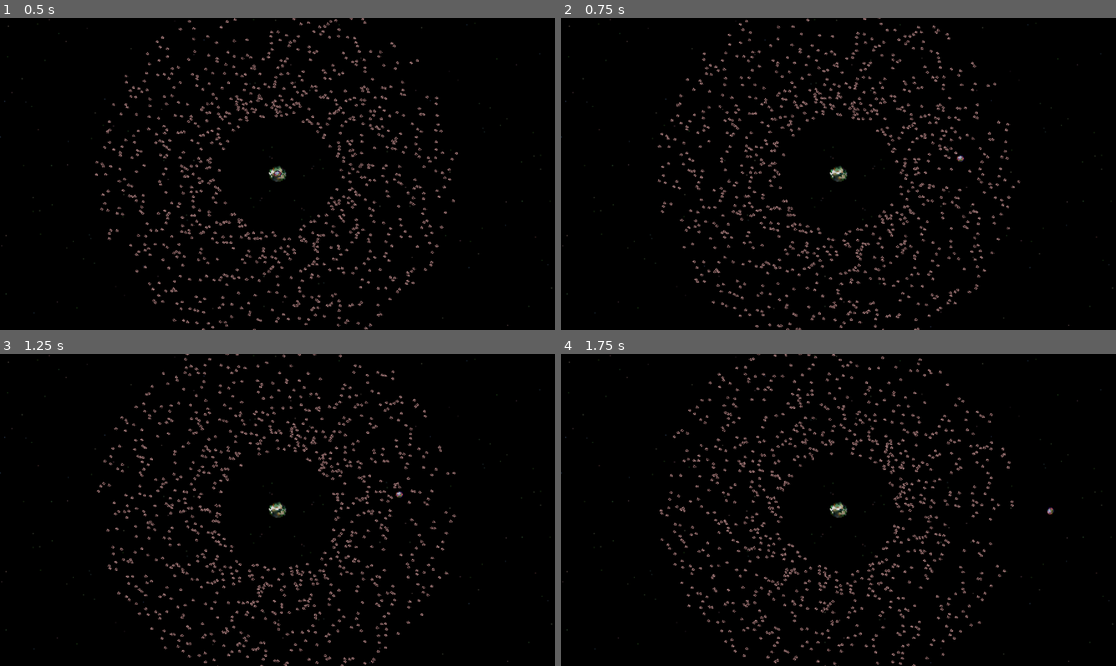
Above: before the commit, frames 1-4 (two rows, left to right).
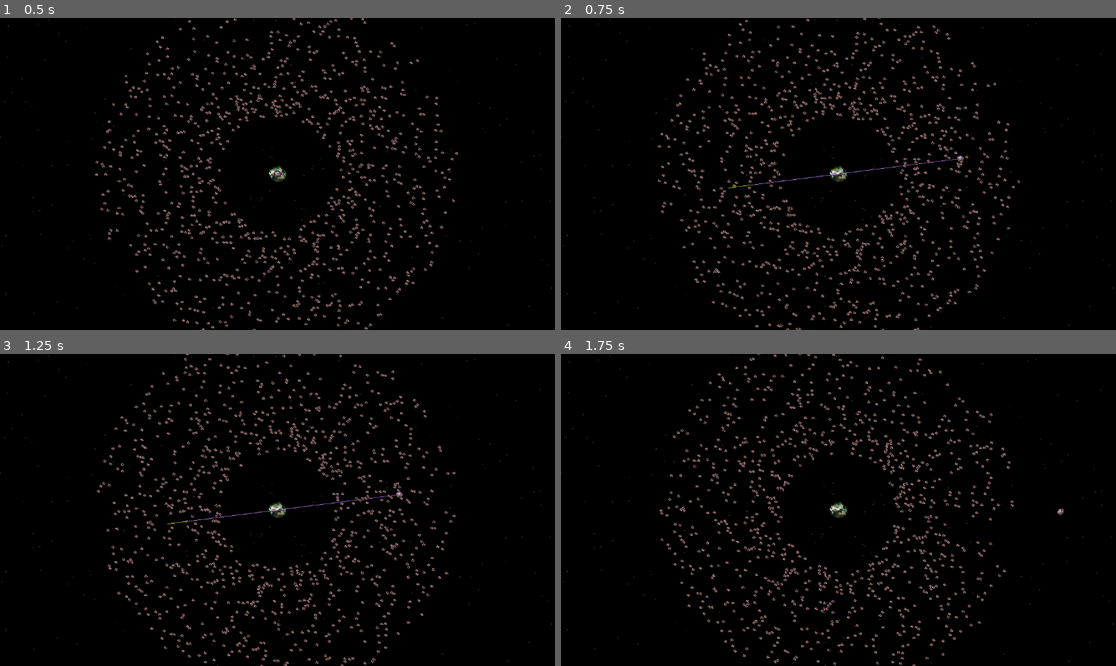
Above: after the commit, the same moments.

Repository: rkmoon/project-space-balls
Game: Godot game, scene res://Scenes/test_scene.tscn
Same seed, same stepped clock (60 frames per second), same inputs: the game is played once before the commit and once after it. The project has no main scene, so this scene is started directly.
Inputs (mouse positions are in pixels of both pictures, inside the frame that each line leads up to):
- Up to frame 1 (0.5 s): no input
- Up to frame 2 (0.75 s): move the mouse to (960, 158) at 0.52 s; press the mouse at (960, 158) at 0.53 s
- Up to frame 3 (1.25 s): no input
- Up to frame 4 (1.75 s): move the mouse to (727, 525) at 1.27 s; release the mouse at (727, 525) at 1.28 s; click (727, 525) at 1.35 s

Frame 1 is identical in both runs. In frame 2, 0.1% of the frame differs, in the area x 30-74%, y 44-55%; in frame 3, 0.2%, in the area x 30-74%, y 43-67%; in frame 4, 0.1%.
Error before the commit: Invalid access to property or key 'global_position' on a base object of type 'null instance'. (res://Scenes/Player/player_object.gd:78)

Commit message:
Added layers to fix objects colliding before launch

Diff:
--- a/Scenes/Player/player_object.gd
+++ b/Scenes/Player/player_object.gd
@@ -11,12 +11,24 @@
 var trajectory_points: Array = []
 var target_scale = Vector2(1,1)
 var target_mass : float
+var absorbing_area : Area2D
+var children : Array = []
+
+
+
 
 func _ready() -> void:
 	freeze = true
 	connect("body_entered", _on_body_entered)
 	target_scale = scale
 	target_mass = mass
+	children = get_children()
+	for child in children:
+		if child is Area2D:
+			layer_utils.set_prelauch_layers(child)
+	layer_utils.set_prelauch_layers(self)
+
+
 
 
 func _input(event: InputEvent) -> void:
@@ -36,6 +48,10 @@
 			apply_central_impulse(direction * force * mass)
 			has_fired = true
 			queue_redraw()  # Triggers the _draw function to clear the trajectory after firing
+			layer_utils.set_regular_layers(self)
+			for child in children:
+				if child is Area2D:
+					layer_utils.set_regular_layers(child)
 
 	if event.is_action_pressed("reset_planet"):
 		freeze = true
--- a/Scenes/Player/player_object.tscn
+++ b/Scenes/Player/player_object.tscn
@@ -4,7 +4,7 @@
 [ext_resource type="Texture2D" uid="uid://6ov0oyw3tycb" path="res://Art/CustomArt/Planets/planets.png" id="2_xmgbw"]
 
 [sub_resource type="CircleShape2D" id="CircleShape2D_shfy3"]
-radius = 5.0
+radius = 4.0
 
 [sub_resource type="AtlasTexture" id="AtlasTexture_d7fra"]
 atlas = ExtResource("2_xmgbw")
@@ -13,13 +13,13 @@
 [sub_resource type="CircleShape2D" id="CircleShape2D_vimak"]
 radius = 9.0
 
-[node name="OrbitingPlanet" type="RigidBody2D" node_paths=PackedStringArray("gravity_node")]
-position = Vector2(-195, 0)
+[node name="OrbitingPlanet" type="RigidBody2D"]
+collision_layer = 2
+collision_mask = 2
 mass = 1.5
 continuous_cd = 2
 max_contacts_reported = 20
 script = ExtResource("1_6y3og")
-gravity_node = NodePath("")
 color_gradient = Array[Color]([Color(0.849497, 0.18215, 0.807406, 0.5), Color(0.63064, 0.269606, 0.980716, 0.5), Color(0.787546, 0.917811, 0, 1), Color(0, 0, 0.972549, 1), Color(0.636237, 0.380871, 0.790991, 1), Color(0.761895, 0.523715, 0.984957, 1)])
 
 [node name="CollisionShape2D" type="CollisionShape2D" parent="."]
@@ -30,6 +30,8 @@
 texture = SubResource("AtlasTexture_d7fra")
 
 [node name="Area2D" type="Area2D" parent="."]
+collision_layer = 2
+collision_mask = 2
 
 [node name="CollisionShape2D" type="CollisionShape2D" parent="Area2D"]
 shape = SubResource("CircleShape2D_vimak")
--- a/Scenes/test_scene.tscn
+++ b/Scenes/test_scene.tscn
@@ -25,6 +25,8 @@
 zoom = Vector2(1.5, 1.5)
 
 [node name="MiddlePlanet" type="RigidBody2D" parent="."]
+collision_layer = 2
+collision_mask = 3
 mass = 50.0
 gravity_scale = 0.0
 freeze = true
@@ -37,8 +39,12 @@
 texture = SubResource("AtlasTexture_rejn7")
 
 [node name="Gravity" parent="MiddlePlanet" instance=ExtResource("4_npblm")]
+collision_mask = 3
 
-[node name="player_object" parent="." instance=ExtResource("5_fykwb")]
+[node name="player_object" parent="." node_paths=PackedStringArray("gravity_node") instance=ExtResource("5_fykwb")]
+collision_layer = 4
+collision_mask = 0
+gravity_node = NodePath("../MiddlePlanet/Gravity")
 
 [node name="Background" type="Sprite2D" parent="."]
 texture = ExtResource("4_x23fc")
--- /dev/null
+++ b/Utils/layer_utils.gd
@@ -0,0 +1,24 @@
+extends Node2D
+class_name layer_utils
+
+enum Layer {DONOTUSE, GRAVITY, OBJECTS, PLAYERNOCOLLISION}
+
+
+static func set_prelauch_layers(body: Node):
+    body.set_collision_layer_value(Layer.GRAVITY, false)
+    body.set_collision_layer_value(Layer.OBJECTS, false)
+    body.set_collision_layer_value(Layer.PLAYERNOCOLLISION, true)
+
+    body.set_collision_mask_value(Layer.GRAVITY, false)
+    body.set_collision_mask_value(Layer.OBJECTS, false)
+    body.set_collision_mask_value(Layer.PLAYERNOCOLLISION, true)
+
+
+static func set_regular_layers(body: Node):
+    body.set_collision_layer_value(Layer.GRAVITY, true)
+    body.set_collision_layer_value(Layer.OBJECTS, true)
+    body.set_collision_layer_value(Layer.PLAYERNOCOLLISION, false)
+
+    body.set_collision_mask_value(Layer.GRAVITY, true)
+    body.set_collision_mask_value(Layer.OBJECTS, true)
+    body.set_collision_mask_value(Layer.PLAYERNOCOLLISION, false)
--- a/project.godot
+++ b/project.godot
@@ -14,6 +14,10 @@
 config/features=PackedStringArray("4.3", "Forward Plus")
 config/icon="res://icon.svg"
 
+[autoload]
+
+LayerUtils="*res://Utils/layer_utils.gd"
+
 [input]
 
 pull_action={
@@ -27,6 +31,12 @@
 ]
 }
 
+[layer_names]
+
+2d_physics/layer_1="gravity"
+2d_physics/layer_2="objects"
+2d_physics/layer_3="player_moving_no_collision"
+
 [physics]
 
 2d/default_gravity_vector=Vector2(0, 0)
